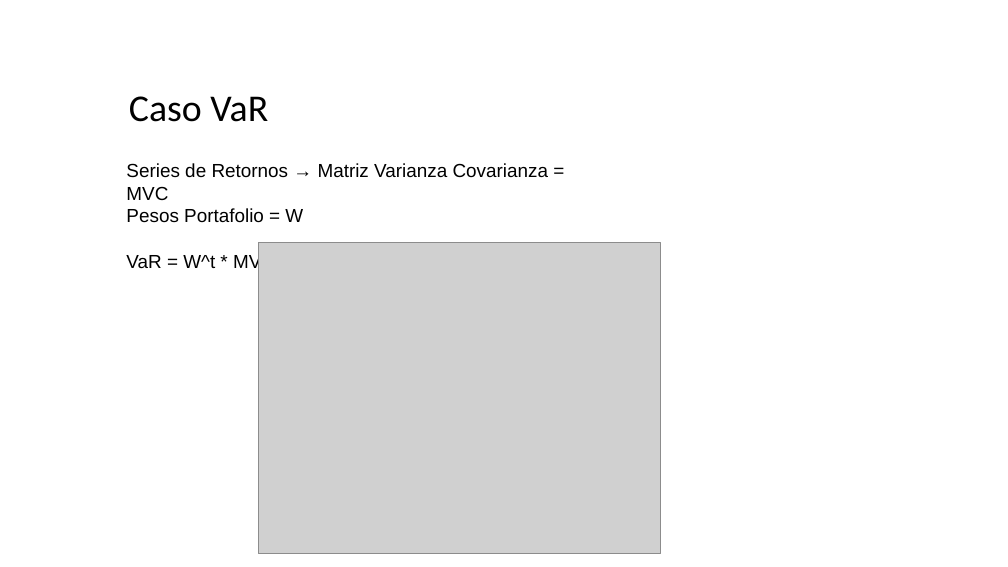
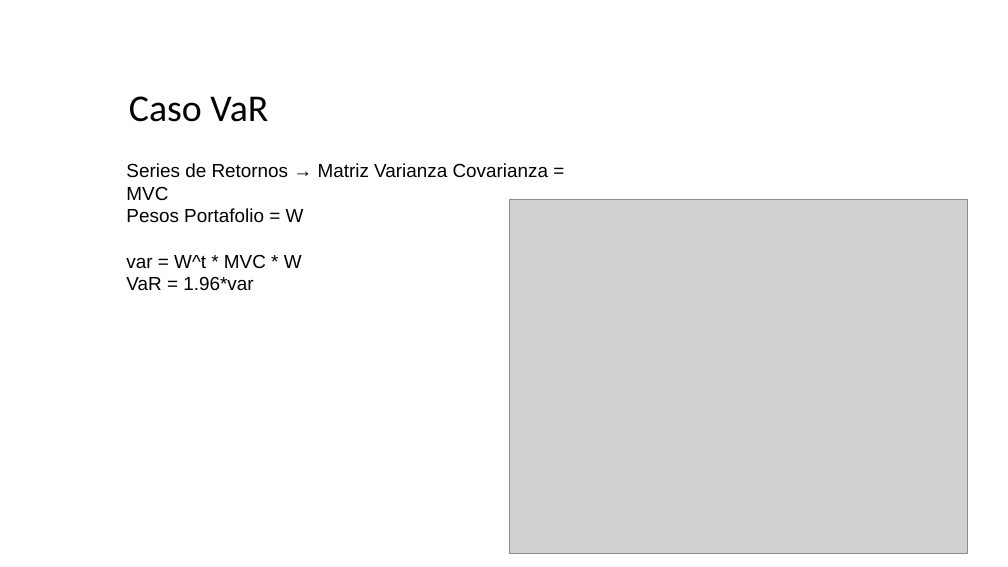
Before and after one commit to danielfm123/sqlsaturday2018, a slide deck: slide 9 of presentacion.pptx. Drawn at 1008x567 pixels with LibreOffice and Linux fonts; fonts in the diff are those of the drawing; grey boxes stand for pictures; background and template pictures are left out. Boxes give left, top, right and bottom in pixels: in the first picture for what was removed or moved away, otherwise in the second. Text is boxed around its words. In the diff, an @@ line names an element or a change of style, - is before the commit and + after.

```diff
--- a/presentacion.pptx
+++ b/presentacion.pptx
@@ picture: place and size @@
-picture at <box>258,243,661,554</box>
+picture at <box>509,200,967,554</box>
@@ text at <box>126,254,302,290</box>: text changed @@
-VaR = W^t * MVC * W
+var = W^t * MVC * W
+VaR = 1.96*var
```
Also in this commit, not shown: 5 other slides changed, 2 slides added, 1 slide removed.
